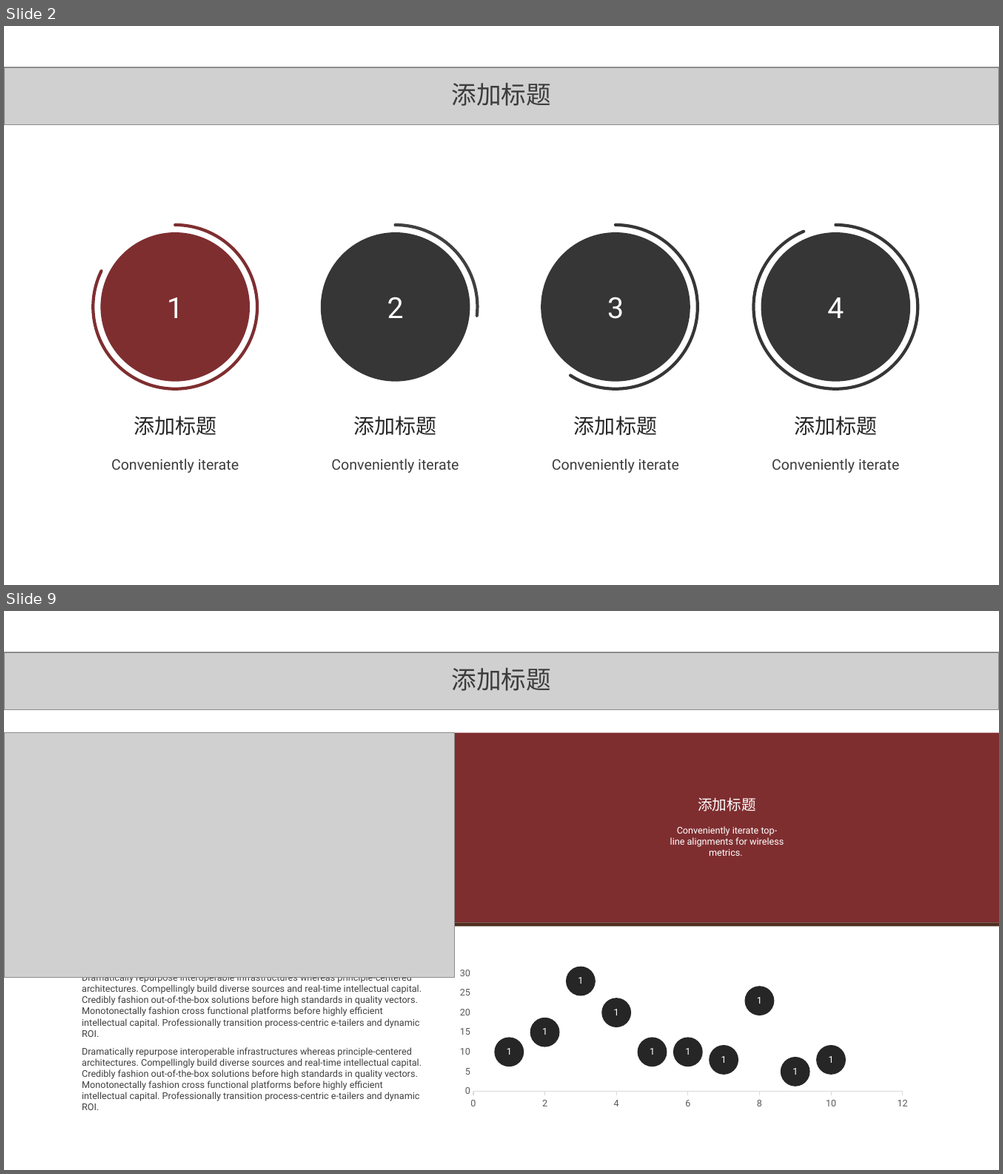
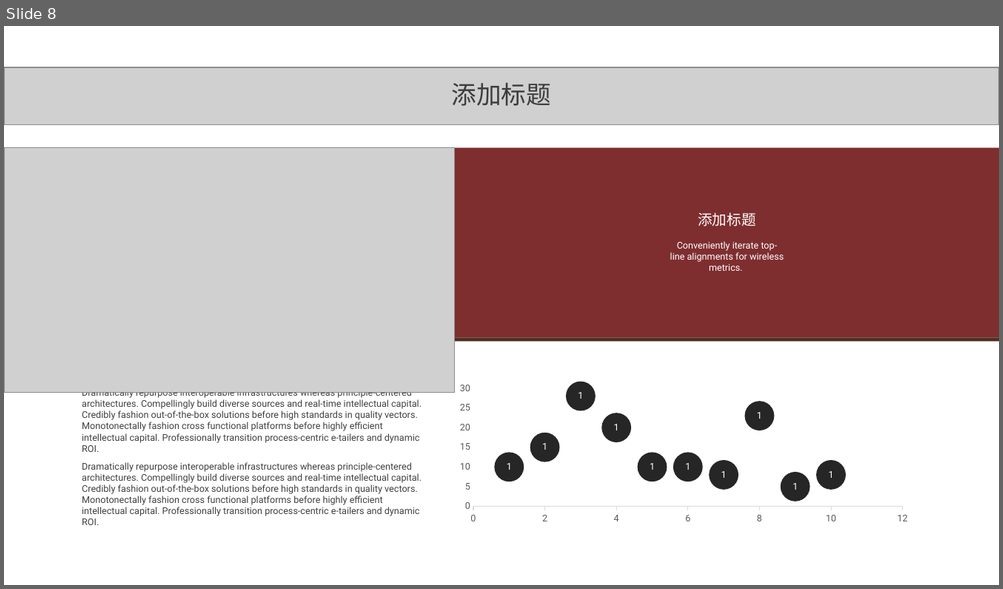
Before and after one commit to aopstudio/Notes, a slide deck: 移动互联导论作业-软件1607-20165018-岑哲栋.pptx. Shown one above the other, each under a label of ours: slides 2 and 9 before the commit, slide 8 after it; the slides between them are not shown. The pictures are 1003x1174 and 1003x589 pixels, drawn with LibreOffice and Linux fonts; fonts in the diff are those of the drawing; grey boxes stand for pictures. Boxes give left, top, right and bottom in pixels: in the first picture for what was removed or moved away, otherwise in the second. Text is boxed around its words. In the diff, an @@ line names an element or a change of style, - is before the commit and + after.

```diff
--- a/移动互联导论作业-软件1607-20165018-岑哲栋.pptx
+++ b/移动互联导论作业-软件1607-20165018-岑哲栋.pptx
@@ slide 2 removed at box(4, 26, 999, 585), background #FFFFFF @@
@@ picture removed at box(4, 67, 999, 125) @@
@@ text removed at box(452, 83, 551, 106) @@
-添加标题
@@ arc (boxed as its full ellipse) removed at box(93, 225, 257, 389) @@
@@ arc (boxed as its full ellipse) removed at box(313, 225, 477, 389) @@
@@ arc (boxed as its full ellipse) removed at box(533, 225, 697, 389) @@
@@ arc (boxed as its full ellipse) removed at box(754, 225, 918, 389) @@
@@ ellipse removed at box(100, 232, 250, 382) @@
-1
@@ ellipse removed at box(320, 232, 469, 382) @@
-2
@@ ellipse removed at box(540, 232, 690, 382) @@
-3
@@ ellipse removed at box(761, 232, 910, 382) @@
-4
@@ text removed at box(111, 416, 239, 473) @@
-添加标题
-Conveniently iterate
@@ text removed at box(331, 416, 458, 473) @@
-添加标题
-Conveniently iterate
@@ text removed at box(552, 416, 679, 473) @@
-添加标题
-Conveniently iterate
@@ text removed at box(771, 416, 899, 473) @@
-添加标题
-Conveniently iterate
@@ what was slide 9 is now slide 8 @@
```
Also in this commit, not shown: 7 slides added, 7 other slides removed, 4 other files.
